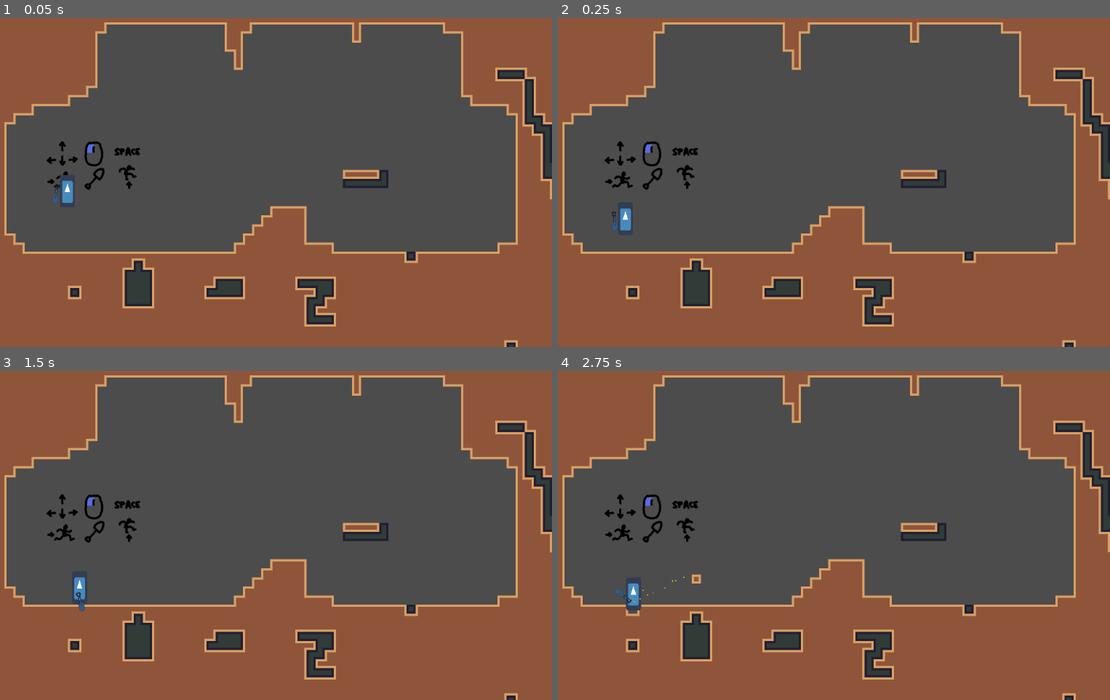
Above: before the commit, frames 1-4 (two rows, left to right).
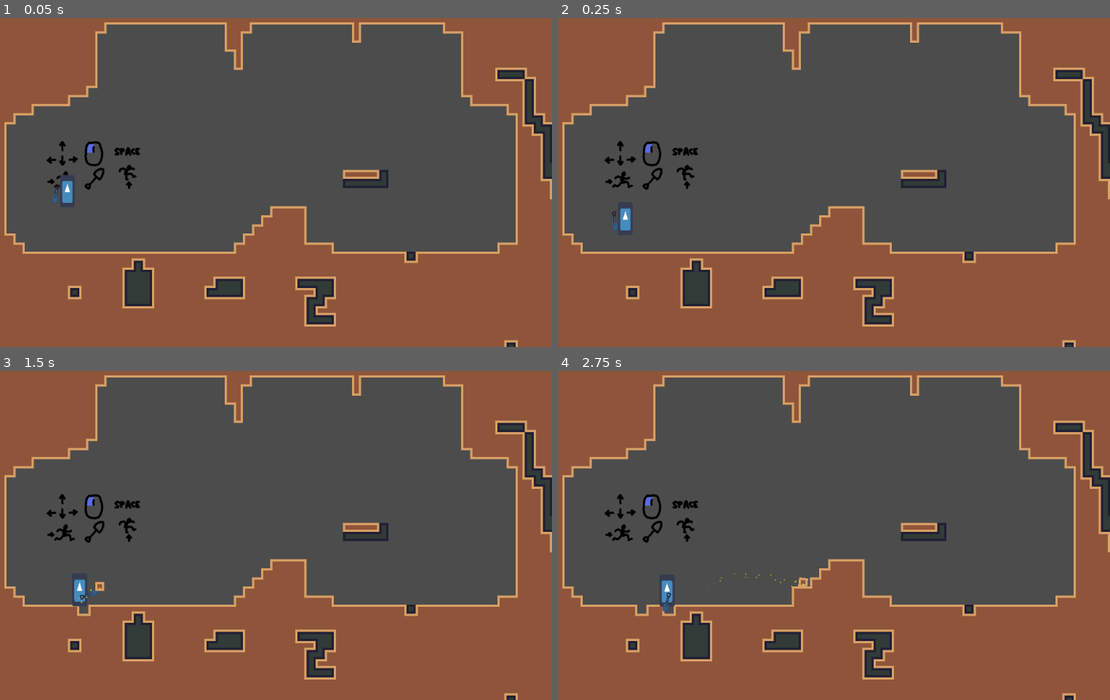
Above: after the commit, the same moments.

Repository: Eptwalabha/ld48
Game: Godot game, scene res://scenes/levels/LevelBase.tscn
Two runs of this game, one before a commit and one after it. Both use one fixed random seed, a clock stepped at 60 frames per second and the inputs below. The engine's default icon, where the game draws it, is replaced by a stand-in: a white triangle on a blue panel in a dark square.
Inputs (mouse positions are in pixels of both pictures, inside the frame that each line leads up to):
- Up to frame 1 (0.05 s): no input
- Up to frame 2 (0.25 s): no input
- Up to frame 3 (1.5 s): move the mouse to (386, 512) at 0.52 s; hold E (action) 0.53-1.28 s; hold Right (move_right) from 0.53 s (still down); tap Space (move_jump) at 0.77 s; move the mouse to (143, 545) at 1.27 s; tap E (action) at 1.35 s
- Up to frame 4 (2.75 s): tap Space (move_jump) at 1.52 s; move the mouse to (878, 453) at 2.02 s; release Right (move_right) at 2.03 s; hold Left (move_left) from 2.03 s (still down); hold E (action) from 2.03 s (still down)

The runs differ from the first frame. In frame 1, less than 0.1% of the frame differs, in the area x 9-26%, y 38-57%; in frame 2, less than 0.1%; in frame 3, 0.2%; in frame 4, 0.7%, in the area x 10-46%, y 38-75%.

Commit message:
shorten dig animation + fix floating blocks

Diff:
--- a/project.godot
+++ b/project.godot
@@ -114,4 +114,5 @@
 
 [rendering]
 
+2d/snapping/use_gpu_pixel_snap=true
 environment/default_environment="res://default_env.tres"
--- a/scenes/Player.gd
+++ b/scenes/Player.gd
@@ -42,9 +42,6 @@
 func pivot_left(left: bool) -> void:
 	var s: float = -1.0 if left else 1.0
 	$Pivot.scale.x = s
-	$RayStep.scale.x = s
-	$RayStep2.scale.x = s
-	$RayHead.scale.x = s
 
 func get_throw_vectors() -> Array:
 	var p = $Pivot/Dirt.global_position
@@ -60,10 +57,6 @@
 	if !is_digging():
 		dir -= float(Input.is_action_pressed("move_left"))
 		dir += float(Input.is_action_pressed("move_right"))
-
-#	if dir != 0 and is_realy_on_floor() and $RayStep.is_colliding():
-#		if not ($RayHead.is_colliding() or $RayStep2.is_colliding()):
-#			velocity.y -= 200
 
 	velocity.x = dir * speed
 
--- a/scenes/Player.tscn
+++ b/scenes/Player.tscn
@@ -14,7 +14,7 @@
 
 [sub_resource type="Animation" id=3]
 resource_name = "dig"
-length = 0.8
+length = 0.6
 tracks/0/type = "value"
 tracks/0/path = NodePath("Pivot/SpadePivot:position")
 tracks/0/interp = 1
@@ -22,7 +22,7 @@
 tracks/0/imported = false
 tracks/0/enabled = true
 tracks/0/keys = {
-"times": PoolRealArray( 0, 0.1, 0.3, 0.4, 0.5, 0.8 ),
+"times": PoolRealArray( 0, 0.1, 0.2, 0.3, 0.4, 0.6 ),
 "transitions": PoolRealArray( 1, 1, 1, 1, 1, 1 ),
 "update": 0,
 "values": [ Vector2( -2.75, -21.5 ), Vector2( 0.5, -7.25 ), Vector2( 0.5, -7.25 ), Vector2( 12.25, -21.5 ), Vector2( 12.25, -21.5 ), Vector2( -2.75, -21.5 ) ]
@@ -34,7 +34,7 @@
 tracks/1/imported = false
 tracks/1/enabled = true
 tracks/1/keys = {
-"times": PoolRealArray( 0, 0.1, 0.3, 0.4, 0.5, 0.8 ),
+"times": PoolRealArray( 0, 0.1, 0.2, 0.3, 0.4, 0.6 ),
 "transitions": PoolRealArray( 1, 1, 1, 1, 1, 1 ),
 "update": 0,
 "values": [ 0.0, 0.0, 0.0, -114.474, -114.474, 0.0 ]
@@ -46,7 +46,7 @@
 tracks/2/imported = false
 tracks/2/enabled = true
 tracks/2/keys = {
-"times": PoolRealArray( 0.3 ),
+"times": PoolRealArray( 0.2 ),
 "transitions": PoolRealArray( 1 ),
 "values": [ {
 "args": [ "throw_dirt" ],
@@ -232,7 +232,7 @@
 [node name="Pivot" type="Node2D" parent="."]
 
 [node name="icon" type="Sprite" parent="Pivot"]
-position = Vector2( 0, -28 )
+position = Vector2( 0, -30 )
 scale = Vector2( 0.42, 0.9 )
 texture = ExtResource( 2 )
 
@@ -243,8 +243,7 @@
 position = Vector2( 35, -19.25 )
 
 [node name="SpadePivot" type="Node2D" parent="Pivot"]
-position = Vector2( -17.1375, -32.1723 )
-rotation = 0.405874
+position = Vector2( -2.75, -21.5 )
 __meta__ = {
 "_edit_group_": true
 }
@@ -262,11 +261,6 @@
 position = Vector2( 0, -16 )
 shape = SubResource( 2 )
 
-[node name="RayStep" type="RayCast2D" parent="."]
-position = Vector2( 0, -8 )
-enabled = true
-cast_to = Vector2( 32, 0 )
-
 [node name="FloorL" type="RayCast2D" parent="."]
 position = Vector2( -10, 0 )
 enabled = true
@@ -276,16 +270,6 @@
 position = Vector2( 10, 0 )
 enabled = true
 cast_to = Vector2( 0, 3 )
-
-[node name="RayHead" type="RayCast2D" parent="."]
-position = Vector2( 0, -60 )
-enabled = true
-cast_to = Vector2( 32, 0 )
-
-[node name="RayStep2" type="RayCast2D" parent="."]
-position = Vector2( 0, -24 )
-enabled = true
-cast_to = Vector2( 32, 0 )
 
 [node name="AnimationPlayer" type="AnimationPlayer" parent="."]
 anims/dig = SubResource( 3 )
--- a/scenes/levels/LevelBase.gd
+++ b/scenes/levels/LevelBase.gd
@@ -33,10 +33,24 @@
 func solidify_block(block) -> void:
 	var block_position = block.global_position
 	var cell_index = $TileMap.world_to_map(block_position)
+	var is_cell_bellow_empty = $TileMap.get_cell(cell_index.x, cell_index.y + 1) == -1
+	var is_cell_above_empty = $TileMap.get_cell(cell_index.x, cell_index.y - 1) == -1
 	if $TileMap.get_cellv(cell_index) == -1:
-		$TileMap.set_cellv(cell_index, block.type)
-		$TileMap.update_bitmask_area(cell_index)
+		if is_cell_bellow_empty:
+			set_tile(cell_index.x, cell_index.y + 1, block.type)
+		else:
+			set_tile(cell_index.x, cell_index.y, block.type)
+	else:
+		if is_cell_bellow_empty:
+			cell_index.y += 1
+			set_tile(cell_index.x, cell_index.y + 1, block.type)
+		elif is_cell_above_empty:
+			set_tile(cell_index.x, cell_index.y - 1, block.type)
 	block.queue_free()
+
+func set_tile(x: int, y: int, type: int) -> void:
+	$TileMap.set_cell(x, y, type)
+	$TileMap.update_bitmask_area(Vector2(x, y))
 
 #func update_block_selector(cell_index: Vector2, type: int = 0) -> void:
 #	var cell_pos = $TileMap.map_to_world(cell_index)
@@ -69,7 +83,9 @@
 			var x2 = x if left else -x
 			var cell = cell_index + Vector2(x2, y)
 			var cell_id = $TileMap.get_cellv(cell)
-			if cell_id != -1 and is_shovel_strong_enough(spade_type, cell_id):
+			var nothing_above = $TileMap.get_cell(cell.x, cell.y - 1) == -1
+			var pickable = is_shovel_strong_enough(spade_type, cell_id)
+			if cell_id != -1 and pickable and nothing_above:
 				return cell
 	return null
 
--- a/scenes/levels/LevelBase.tscn
+++ b/scenes/levels/LevelBase.tscn
@@ -43,5 +43,9 @@
 [node name="CollisionShape2D" type="CollisionShape2D" parent="End"]
 shape = SubResource( 1 )
 
+[node name="Camera2D" type="Camera2D" parent="."]
+anchor_mode = 0
+current = true
+
 [connection signal="throw_dirt" from="Player" to="." method="_on_Player_throw_dirt"]
 [connection signal="body_entered" from="End" to="." method="_on_End_body_entered"]
